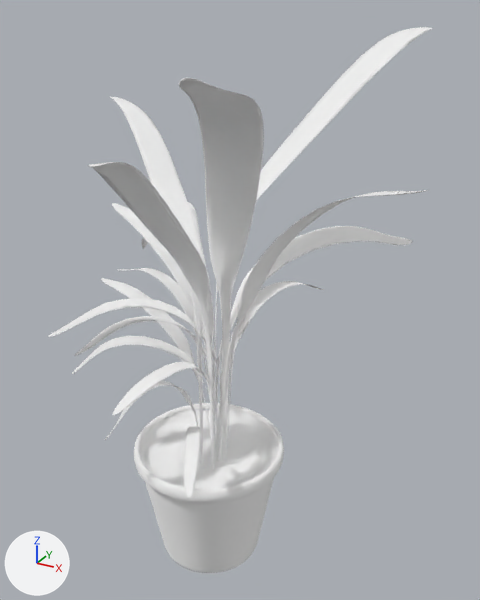
One commit to the glTF model assets/obj/plante2/scene.gltf: the scene before it, then after it.
The view is the same before and after, from a 50 mm lens placed at (147.0, -236.0, 262.0), pointed at (17.0, 1.0, 143.0). The axes (+X, +Y, +Z) are drawn at lower left. The lights are the same throughout. Where no turn or scale is listed for an object, it has been applied to the vertices. Vertices at the same position are counted once.

The first picture shows 'Pflanze_Pflanzenmaterial_0'.
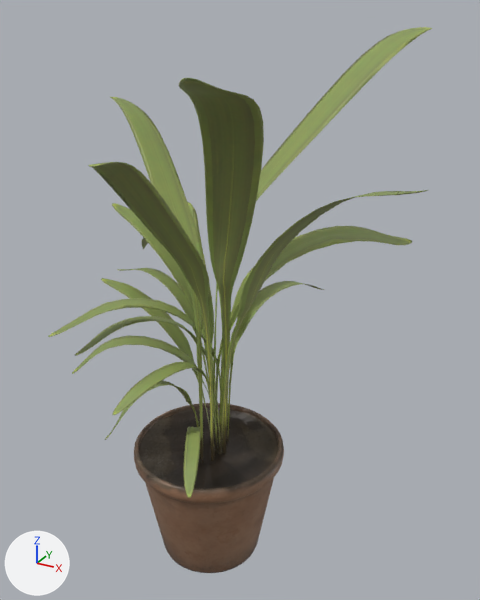
Pixel boxes [x1, y1, x2, y2] of what changed, in the pictures (480 x 600 px):
part 1 of me_pflanze_pflanzenmaterial_0, cut back: [139, 408, 278, 489] in both
part 2 of me_pflanze_pflanzenmaterial_0, recoloured (white to green): [48, 27, 432, 573] in both

What changed in the scene script:
```text
Add img_pflanzenmaterial_diffuse:
    img_pflanzenmaterial_diffuse = load_image('Pflanzenmaterial_diffuse', '_unpacked/Pflanzenmaterial_diffuse', 1024, 1024, 'sRGB')
Add mat_material_006:
    mat_material_006 = principled_material('Material.006')
    mat_material_006.texture = img_pflanzenmaterial_diffuse
Change me_pflanze_pflanzenmaterial_0:
    used by ob_pflanze_pflanzenmaterial_0; location = (0.0, 0.0, 0.0)
    remove me_pflanze_pflanzenmaterial_0.from_pydata(...)  # 9556 vertices, 14995 faces; spans x -74.0..98.0, y -103.0..84.0, z 0.0..254.0
    add me_pflanze_pflanzenmaterial_0.from_pydata(...)  # 9440 vertices, 14763 faces; spans x -74.0..98.0, y -103.0..84.0, z 0.0..254.0
    me_pflanze_pflanzenmaterial_0 part 1
    117 vertices are removed from x -32.0..32.0, y -33.0..33.0, z 52.0..60.0
    277 faces are deleted
    1 vertex is added at (-1.0, 0.0, 60.0)
    45 new faces join them
    me_pflanze_pflanzenmaterial_0 part 2: 14718 faces spanning x -74.0..98.0, y -103.0..84.0, z 0.0..254.0 switch from mat_pflanzenmaterial (white #ffffff) to mat_material_006 (picture img_pflanzenmaterial_diffuse)
```
